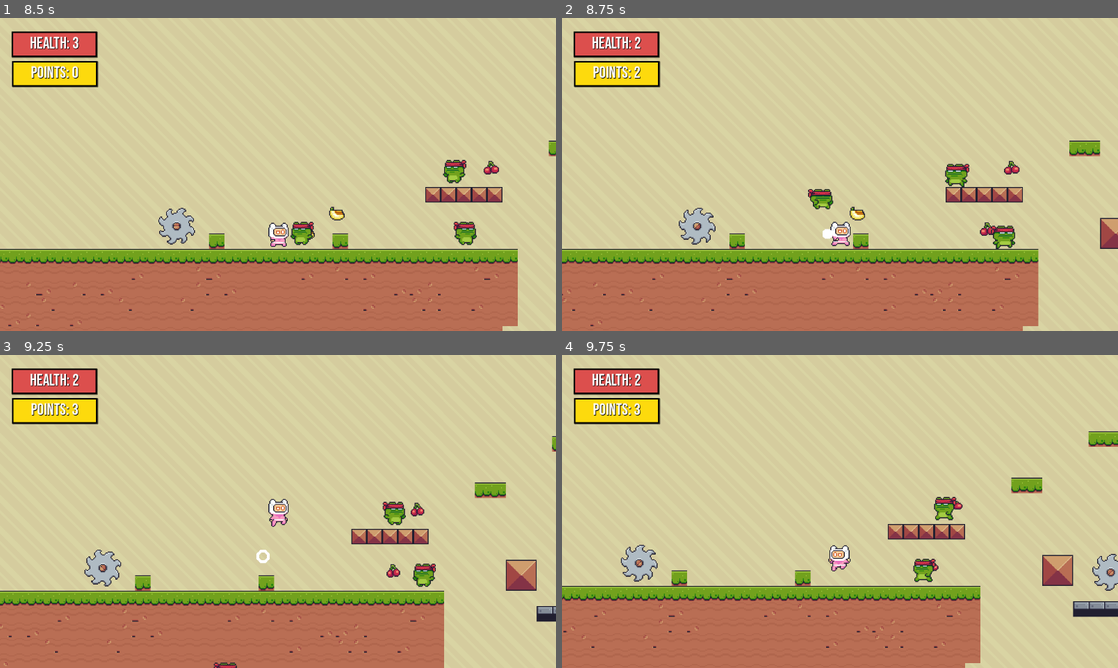
Above: before the commit, frames 1-4 (two rows, left to right).
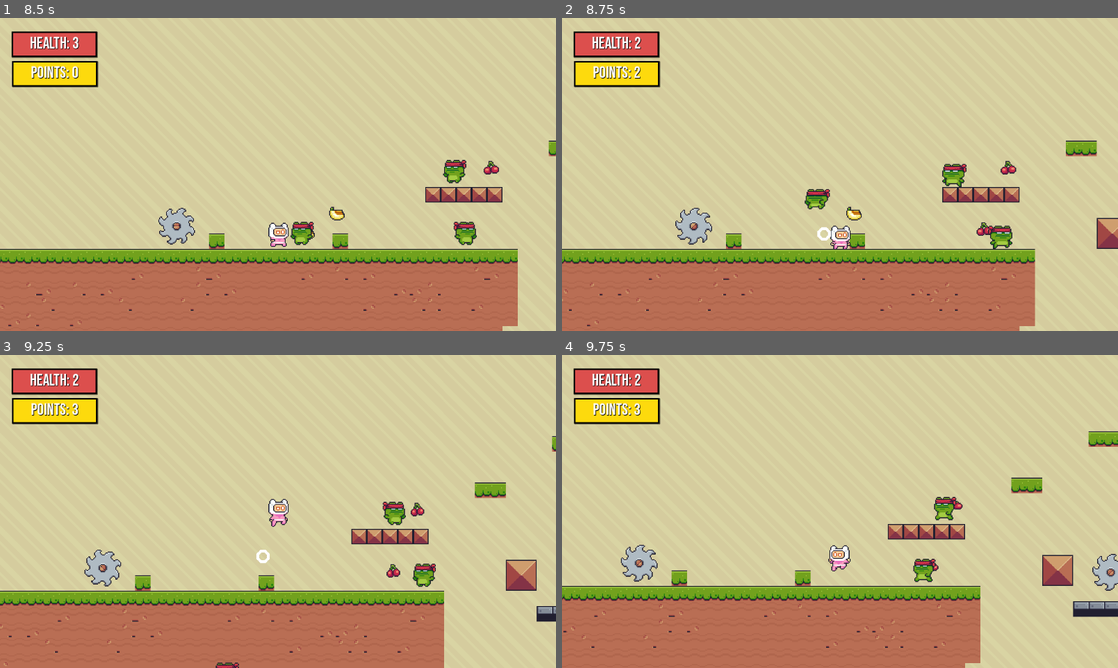
Above: after the commit, the same moments.

Repository: zyguel/Finks-Revenge
Game: Godot game, scene res://scenes/screen/main_menu.tscn
The game is run twice, just before and just after one commit, with the same random seed, the same clock (stepped at 60 frames per second) and the same inputs.
Inputs (mouse positions are in pixels of both pictures, inside the frame that each line leads up to):
- Up to frame 1 (8.5 s): click "PLAY" at 0.5 s; click "PLAY" at 1.25 s; tap Enter at 2, 3.5, 5 s; move the mouse to (250, 237) at 2.02 s; hold D (move_right) 2.03-3.53 s; tap Space (jump) at 2.27, 2.75, 3.02, 4.25, 4.52, 5.27, 5.75, 6.02, 7.52, 8.27 s; move the mouse to (444, 221) at 2.77 s; move the mouse to (111, 127) at 3.52 s; hold A (move_left) 3.53-5.78 s; move the mouse to (305, 174) at 4.27 s; move the mouse to (194, 96) at 5.02 s; move the mouse to (400, 158) at 5.77 s; hold D (move_right) from 5.78 s (still down); move the mouse to (166, 190) at 6.52 s; move the mouse to (333, 105) at 7.27 s; move the mouse to (250, 237) at 8.02 s
- Up to frame 2 (8.75 s): keep holding D (move_right)
- Up to frame 3 (9.25 s): keep holding D (move_right); move the mouse to (444, 558) at 8.77 s; tap Space (jump) at 9.02 s
- Up to frame 4 (9.75 s): move the mouse to (673, 464) at 9.52 s; release D (move_right) at 9.53 s; hold A (move_left) from 9.53 s (still down)

Frame 1 is identical in both runs. In frame 2, 4.2% of the frame differs, in the area x 0-100%, y 39-100%; in frame 3, less than 0.1%; in frame 4, nothing differs.
Error in both runs: Cannot call method 'change_scene_to_packed' on a null value. (res://scripts/main_menu.gd:14)

Commit message:
Fixed additional bugs

Diff:
--- a/scenes/player.tscn
+++ b/scenes/player.tscn
@@ -331,7 +331,7 @@
 size = Vector2(20, 25)
 
 [sub_resource type="RectangleShape2D" id="RectangleShape2D_ehtnk"]
-size = Vector2(24, 23.5)
+size = Vector2(20, 23.5)
 
 [node name="Player" type="CharacterBody2D" groups=["Player"]]
 collision_mask = 3
@@ -342,9 +342,7 @@
 [node name="sprite" type="AnimatedSprite2D" parent="."]
 texture_filter = 1
 sprite_frames = SubResource("SpriteFrames_nxqsq")
-animation = &"hit"
-frame = 6
-frame_progress = 1.0
+animation = &"idle"
 
 [node name="body" type="CollisionShape2D" parent="."]
 position = Vector2(0, 2.5)
--- a/scripts/Frog.gd
+++ b/scripts/Frog.gd
@@ -51,7 +51,7 @@
 	velocity.y = JUMP_VELOCITY
 
 	set_collision_mask_value(1, false)
-	set_collision_layer_value(1, false)
+	set_collision_layer_value(2, false)
 	$hitboxArea.queue_free()
 	$attackArea.queue_free()
 	$body.queue_free()
--- a/scripts/player.gd
+++ b/scripts/player.gd
@@ -59,6 +59,7 @@
 		#GAME LOGIC
 		player_input = false
 		set_collision_mask_value(1, false)
+		set_collision_mask_value(2, false)
 		set_collision_layer_value(1, false)
 		hitbox.set_collision_mask_value(1, false)
 		body.disabled = true
